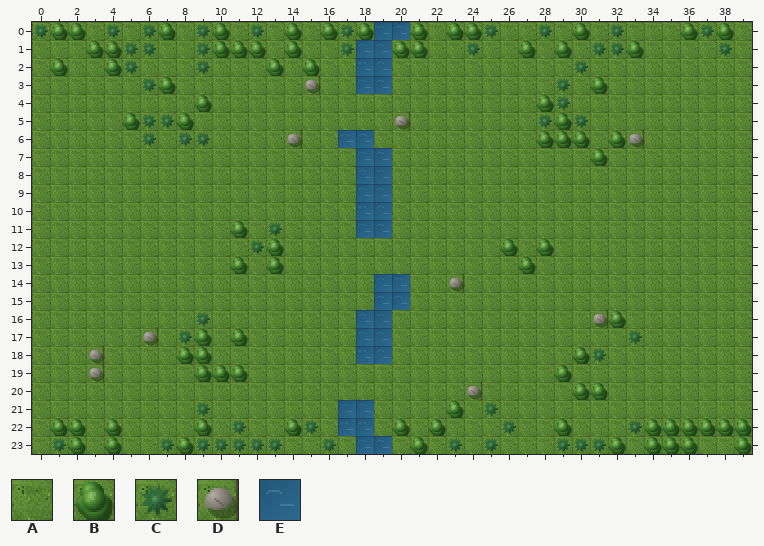
One commit to this Tiled map: src/main/resources/eu/amadeos/games/towers/maps/map2.tmx. The first picture shows the starting point.
Cells are 20x20 px. Shown: x 0..39, y 0..23.
Key: from "tiles": A 0, B 1 "tree", C 2 "pine", D 3 "rock", E 4 "water".
_ is an empty cell.
Layer "ground" before, first column x 0:
 0 CBBACACBACBACABABCBEEBABBCAACABACAAABCBA
 1 AAABBCCAACBBBABAACEEBBAACAABABACCBAAAACA
 2 ABAABCAAACAAABABAAEEAAAAAAAAAACAAAAAAAAA
 3 AAAAAACBAAAAAAADAAEEAAAAAAAAACABAAAAAAAA
 4 AAAAAAAAABAAAAAAAAAAAAAAAAAABCAAAAAAAAAA
 5 AAAAABCCBAAAAAAAAAAADAAAAAAACBCAAAAAAAAA
 6 AAAAAACACCAAAADAAEEAAAAAAAAABBBABDAAAAAA
 7 AAAAAAAAAAAAAAAAAAEEAAAAAAAAAAABAAAAAAAA
 8 AAAAAAAAAAAAAAAAAAEEAAAAAAAAAAAAAAAAAAAA
 9 AAAAAAAAAAAAAAAAAAEEAAAAAAAAAAAAAAAAAAAA
10 AAAAAAAAAAAAAAAAAAEEAAAAAAAAAAAAAAAAAAAA
11 AAAAAAAAAAABACAAAAEEAAAAAAAAAAAAAAAAAAAA
12 AAAAAAAAAAAACBAAAAAAAAAAAABABAAAAAAAAAAA
13 AAAAAAAAAAABABAAAAAAAAAAAAABAAAAAAAAAAAA
14 AAAAAAAAAAAAAAAAAAAEEAADAAAAAAAAAAAAAAAA
15 AAAAAAAAAAAAAAAAAAAEEAAAAAAAAAAAAAAAAAAA
16 AAAAAAAAACAAAAAAAAEEAAAAAAAAAAADBAAAAAAA
17 AAAAAADACBABAAAAAAEEAAAAAAAAAAAAACAAAAAA
18 AAADAAAABBAAAAAAAAEEAAAAAAAAAABCAAAAAAAA
19 AAADAAAAABBBAAAAAAAAAAAAAAAAABAAAAAAAAAA
20 AAAAAAAAAAAAAAAAAAAAAAAADAAAAABBAAAAAAAA
21 AAAAAAAAACAAAAAAAEEAAAABACAAAAAAAAAAAAAA
22 ABBABAAAABACAABCAEEABABAAACAABAAACBBBBBB
23 ACBABAACBCCCCCAACAEEABACACAAACCCBABBBAAB
And afterwards:
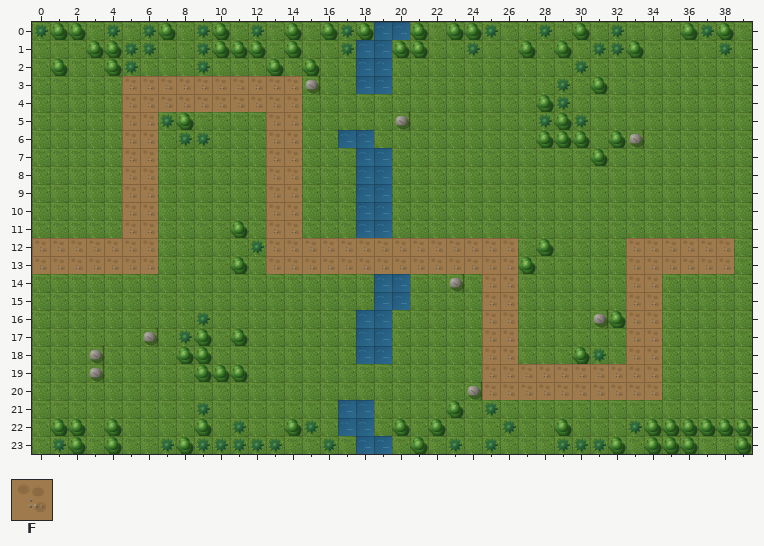
Further tiles: from "tiles": F 5 "road".
Change:
Layer "ground":
Tile F replaces tile A in row 3 at x 5 and 8 to 14; in row 4 at x 5 to 8 and 10 to 14; in row 5 at x 13 to 14; in row 6 at x 5 and 13; in rows 7 to 10 at x 5 to 6 and 13 to 14; in row 11 at x 5 to 6 and 14.
Tile F replaces tile A in row 12 at x 0 to 6, 14 to 25 and 33 to 38; in row 13 at x 0 to 6, 14 to 26 and 33 to 38; in rows 14 to 16 at x 25 to 26 and 33 to 34; in row 17 at x 25 to 26 and 34; in row 18 at x 25 to 26 and 33 to 34; in row 19 at x 25 to 28 and 30 to 34.
Tile F replaces tile A in row 20 at x 25 to 29 and 32 to 34.
Tile F replaces tile B in row 3 at x 7; in row 4 at x 9; in row 5 at x 5; in row 12 at x 13 and 26; in row 13 at x 13; in row 19 at x 29.
Tile F replaces tile B in row 20 at x 30 to 31.
Tile F replaces tile C in row 3 at x 6; in rows 5 to 6 at x 6; in row 11 at x 13; in row 17 at x 33.
Tile F replaces tile D in row 6 at x 14.
